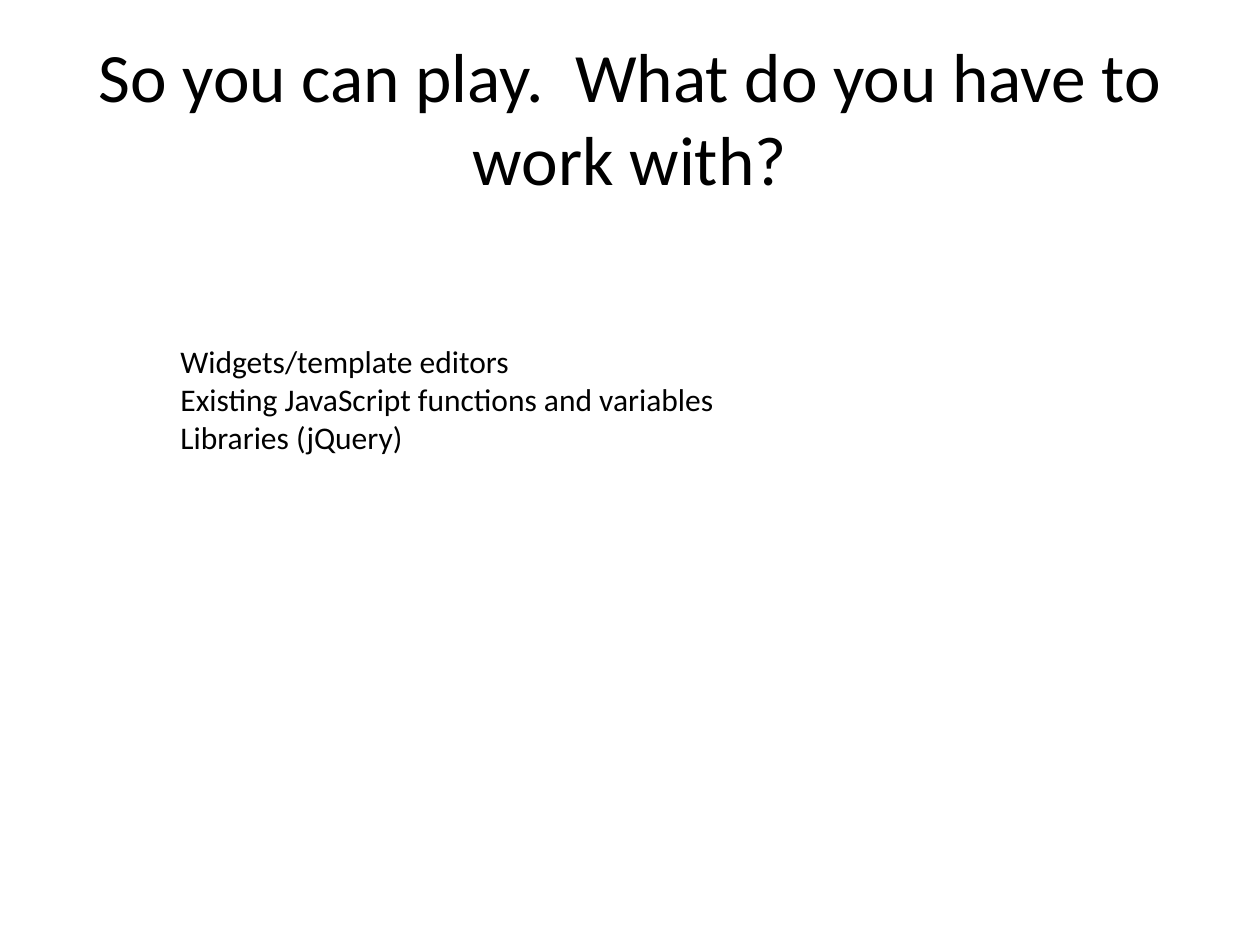
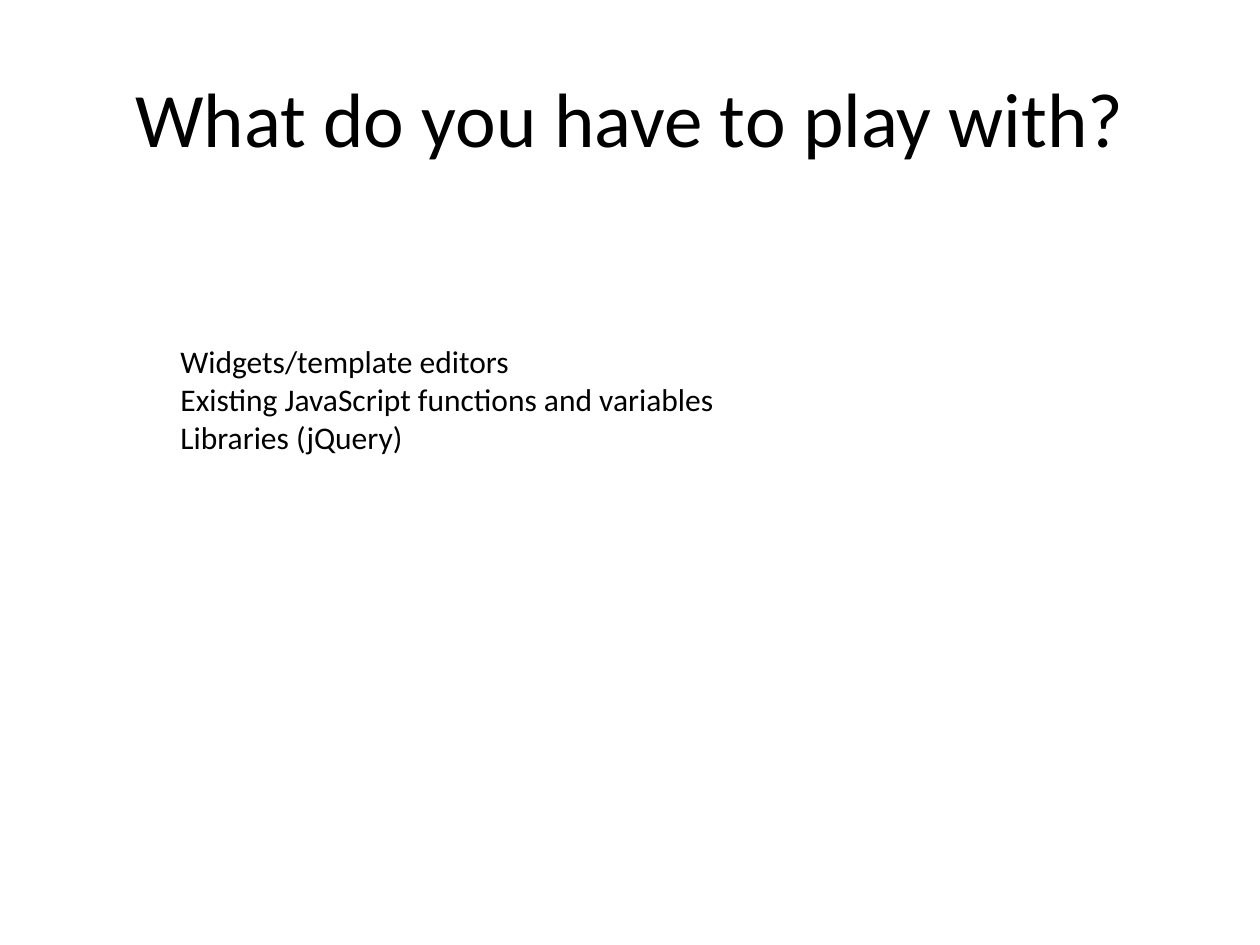
Before and after one commit to paul-burtness/webdevmojo, a slide deck: slide 9 of webdevmojo.pptx. Drawn at 1260x945 pixels with LibreOffice and Linux fonts; fonts in the diff are those of the drawing. Boxes give left, top, right and bottom in pixels: in the first picture for what was removed or moved away, otherwise in the second. Text is boxed around its words. In the diff, an @@ line names an element or a change of style, - is before the commit and + after.

Commit message:
More changes

```diff
--- a/webdevmojo.pptx
+++ b/webdevmojo.pptx
@@ title at <box>135,93,1123,160</box>: text changed; size 39.6 to 44 pt @@
-So you can play. What do you have to work with?
+What do you have to play with?
```
Also in this commit, not shown: 5 other slides changed, 5 slides added.
